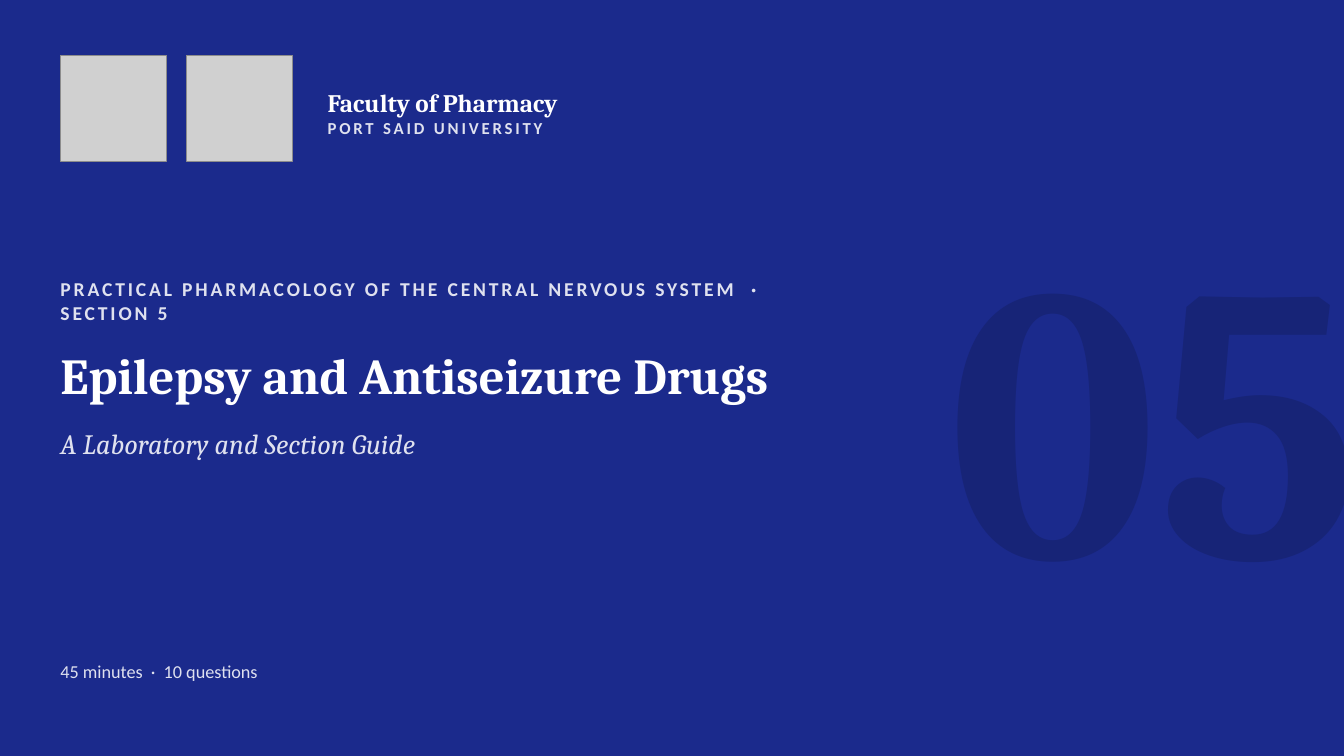
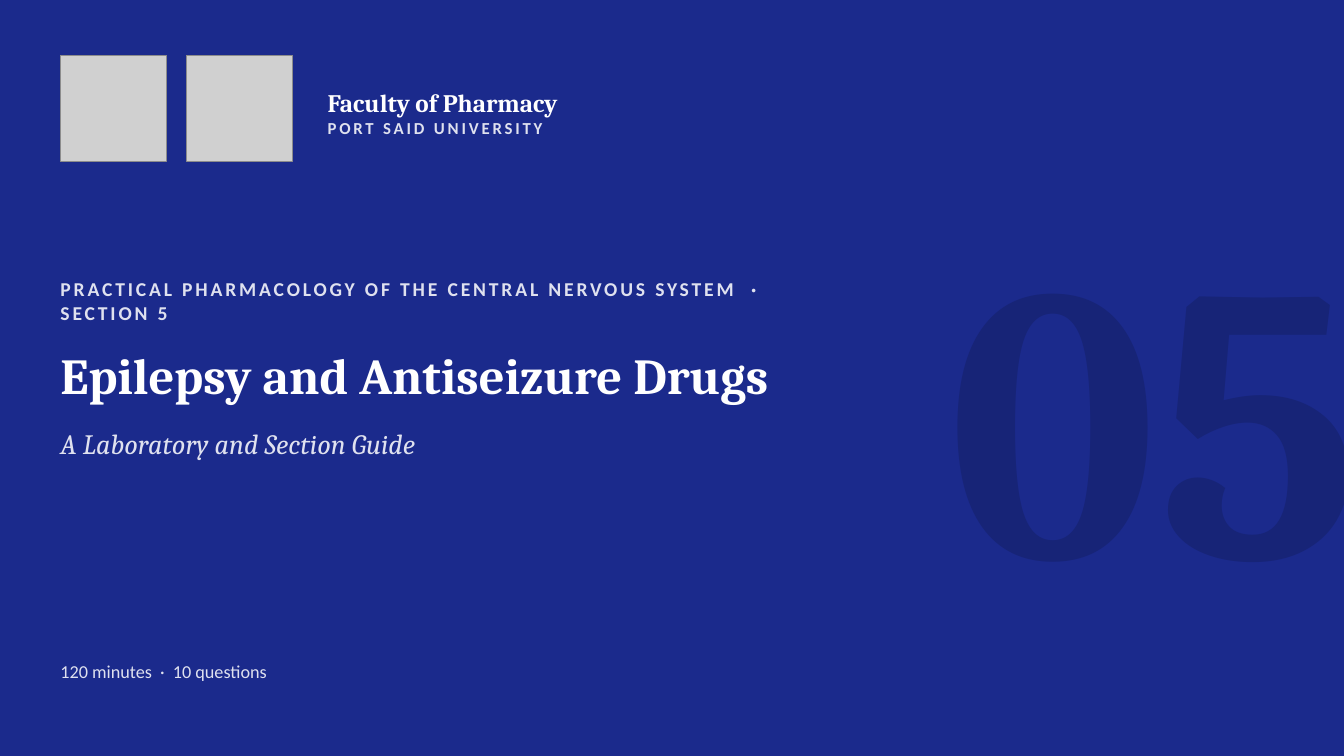
Before and after one commit to drrefaat18-ops/yasser, a slide deck: slide 1 of projects/cns-pharmacology-practical/slides/ch05-epilepsy.pptx. Drawn at 1344x756 pixels with LibreOffice and Linux fonts; fonts in the diff are those of the drawing; grey boxes stand for pictures. Boxes give left, top, right and bottom in pixels: in the first picture for what was removed or moved away, otherwise in the second. Text is boxed around its words. In the diff, an @@ line names an element or a change of style, - is before the commit and + after.

```diff
--- a/projects/cns-pharmacology-practical/slides/ch05-epilepsy.pptx
+++ b/projects/cns-pharmacology-practical/slides/ch05-epilepsy.pptx
@@ text at (60,665,266,681): text changed @@
-45 minutes · 10 questions
+120 minutes · 10 questions
```
Also in this commit, not shown: 1 other slide changed, 10 other files.
